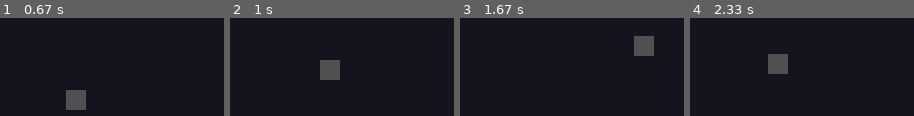
Above: before the commit, frames 1-4 (left to right).
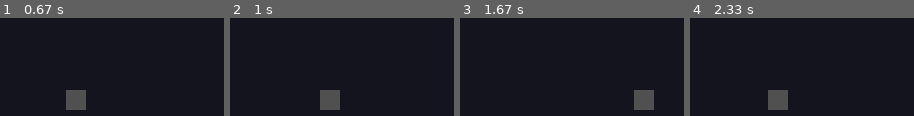
Above: after the commit, the same moments.

Repository: atsnoma/simplepygame
Game: pygame game, started from main.py
Same seed, same stepped clock (60 frames per second), same inputs: the game is played once before the commit and once after it.
Inputs:
- Up to frame 1 (0.67 s): hold Right from 0.33 s (still down)
- Up to frame 2 (1 s): release Right at 0.8 s; hold Up from 0.83 s (still down)
- Up to frame 3 (1.67 s): release Up at 1.13 s; hold Right 1.17-1.63 s
- Up to frame 4 (2.33 s): hold Left 1.67-2.2 s; hold Down from 2.23 s (still down)

Frame 1 is identical in both runs. In frame 2, 3.6% of the frame differs, in the area x 40-50%, y 42-94%; in frame 3, 3.6%; in frame 4, 3.6%.

Commit message:
Removed vertical movement

Diff:
--- a/main.py
+++ b/main.py
@@ -26,14 +26,6 @@
         main_ship.x += 3
         if main_ship.x > width-xbox : main_ship.x = width-xbox
 
-    if keys[pg.K_UP]:
-        main_ship.y -= 3
-        if main_ship.y < 0 : main_ship.y = 0
-
-    if keys[pg.K_DOWN]:
-        main_ship.y += 3
-        if main_ship.y > height-ybox: main_ship.y = height-ybox
-
     screen.fill((20, 20, 30))
     pg.draw.rect(screen, (80, 80, 80), main_ship)
 
